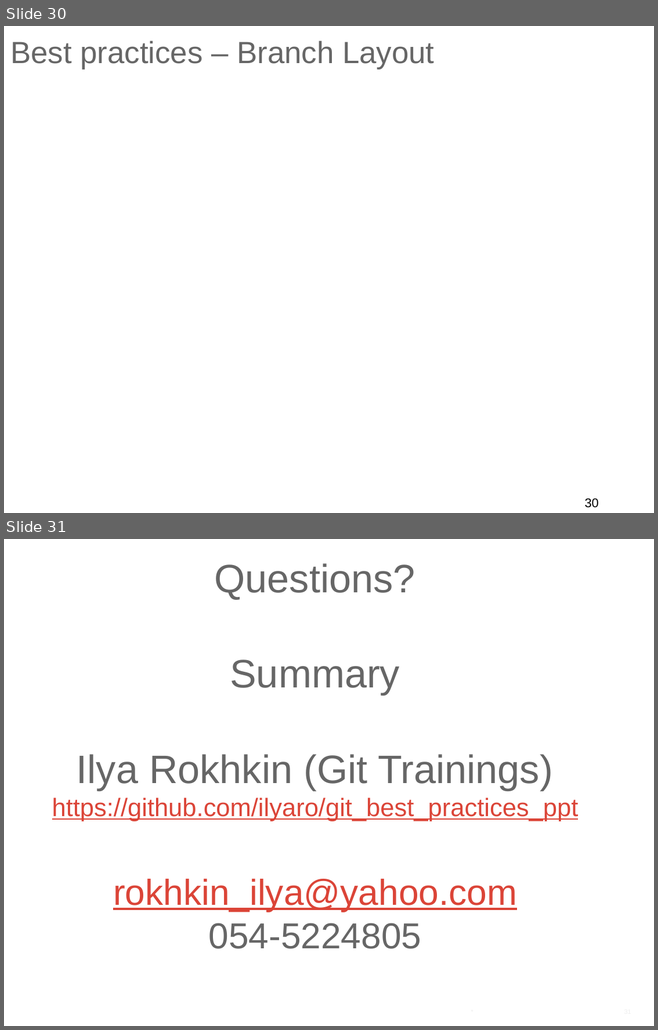
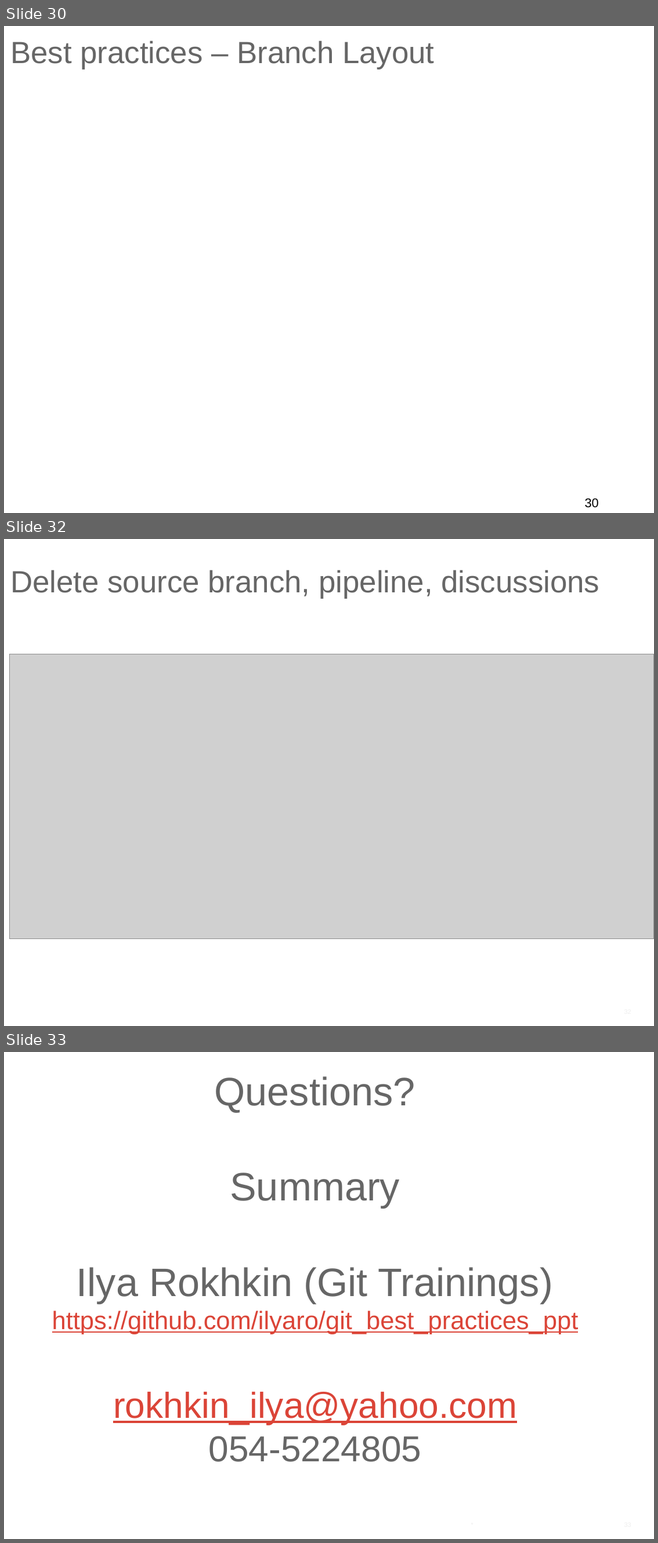
Before and after one commit to ilyaro/mysite, a slide deck: WorkStuff/Courses/Git/Git_Gitlab_Best_Practices/Git_Gitlab_BestPractices.pptx. Shown one above the other, each under a label of ours: slides 30 and 31 before the commit, slides 30, 32 and 33 after it; the slides between them are not shown. The pictures are 658x1030 and 658x1543 pixels, drawn with LibreOffice and Linux fonts; fonts in the diff are those of the drawing; grey boxes stand for pictures; background and template pictures are left out. Boxes give left, top, right and bottom in pixels: in the first picture for what was removed or moved away, otherwise in the second. Text is boxed around its words. In the diff, an @@ line names an element or a change of style, - is before the commit and + after.

```diff
--- a/WorkStuff/Courses/Git/Git_Gitlab_Best_Practices/Git_Gitlab_BestPractices.pptx
+++ b/WorkStuff/Courses/Git/Git_Gitlab_Best_Practices/Git_Gitlab_BestPractices.pptx
@@ slide 32 added at (4, 539, 654, 1026), background #FFFFFF @@
@@ title added at (10, 570, 600, 598), 34 pt, text #666666 @@
+Delete source branch, pipeline, discussions
@@ picture added at (9, 654, 654, 939) @@
@@ what was slide 31 is now slide 33 @@
```
Also in this commit, not shown: 1 slide changed, 1 other slide added.
